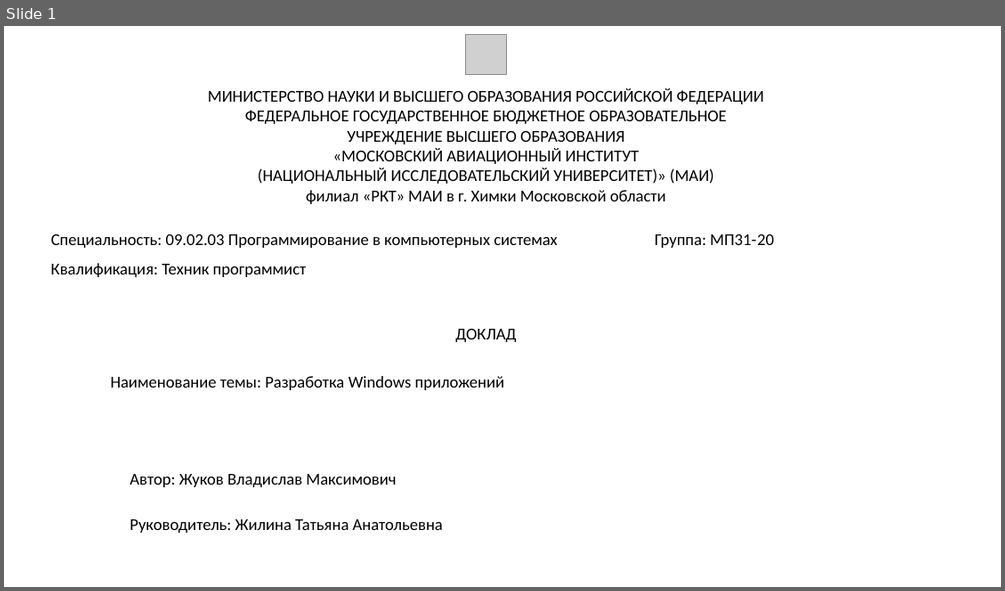
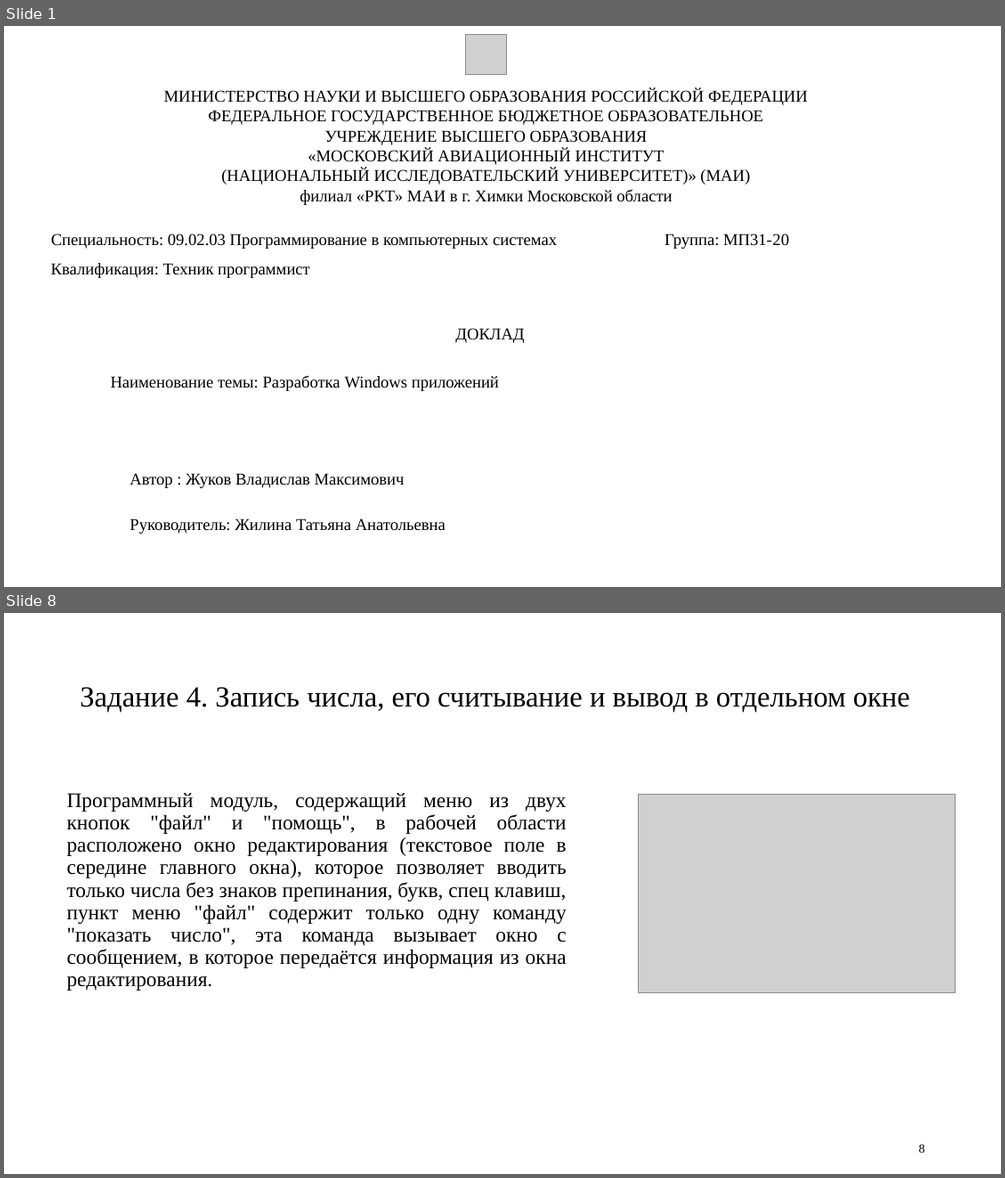
Before and after one commit to Feeralbee/praktika_system_programming, a slide deck: ЖуковМП3120.pptx. Shown one above the other, each under a label of ours: slide 1 before the commit, slides 1 and 8 after it; the slides between them are not shown. The pictures are 1005x591 and 1005x1178 pixels, drawn with LibreOffice and Linux fonts; fonts in the diff are those of the drawing; grey boxes stand for pictures. Boxes give left, top, right and bottom in pixels: in the first picture for what was removed or moved away, otherwise in the second. Text is boxed around its words. In the diff, an @@ line names an element or a change of style, - is before the commit and + after.

```diff
--- a/ЖуковМП3120.pptx
+++ b/ЖуковМП3120.pptx
@@ slide 8 added at (4,613,1001,1174), background #FFFFFF @@
@@ title added at (80,687,910,712), 28 pt, text #000000 @@
+Задание 4. Запись числа, его считывание и вывод в отдельном окне
@@ text added at (67,793,566,990), 20 pt, text #000000 @@
+Программный модуль, содержащий меню из двух кнопок "файл" и "помощь", в рабочей области расположено окно редактирования (текстовое поле в середине главного окна), которое позволяет вводить только числа без знаков препинания, букв, спец клавиш, пункт меню "файл" содержит только одну команду "показать число", эта команда вызывает окно с сообщением, в которое передаётся информация из окна редактирования.
@@ picture added at (638,795,955,992) @@
@@ page number added at (919,1143,925,1152), 12 pt, text #000000 @@
+8
@@ slide 1 changed as well @@
@@ font Calibri to Times New Roman in 6 elements at (164,89,808,205), (129,518,445,533), (111,376,499,391), (51,233,789,248), (455,328,524,343), (51,263,310,278) @@
@@ text at (129,473,404,488): text changed; font Calibri to Times New Roman @@
-Автор: Жуков Владислав Максимович
+Автор : Жуков Владислав Максимович
```
Also in this commit, not shown: 13 other slides added, 3 slides removed.
